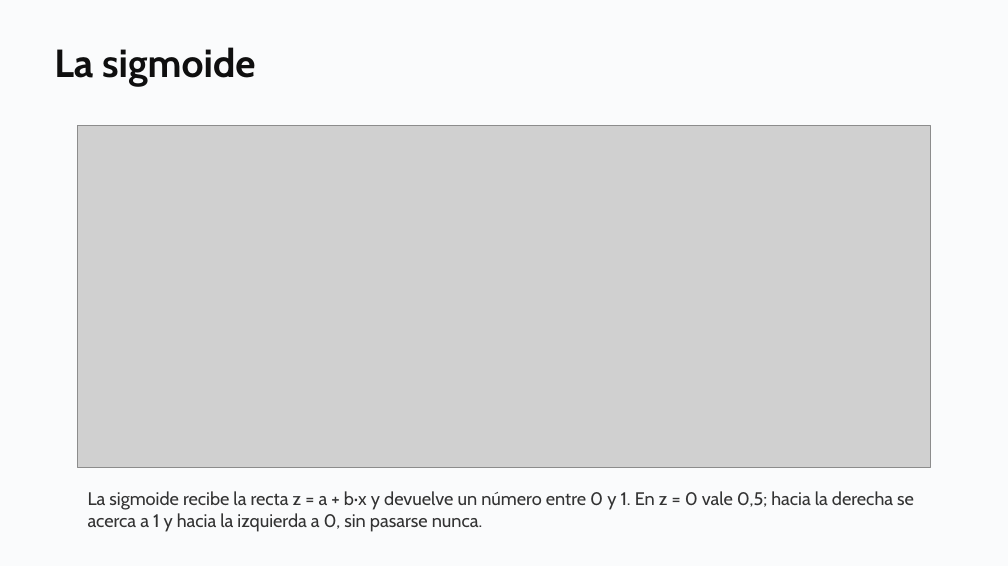
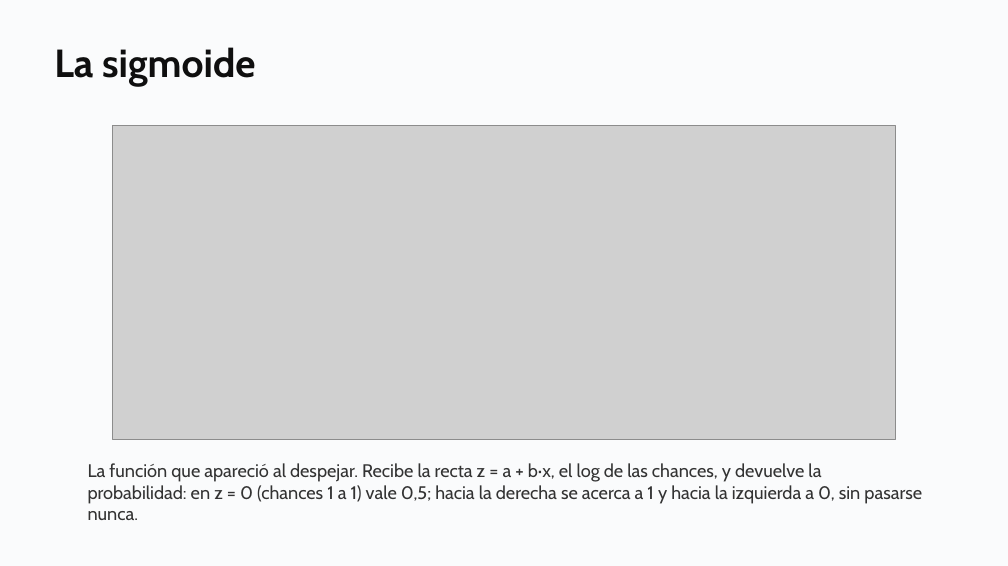
Before and after one commit to daniopitz/diplomado-cdd, a slide deck: slide 17 of presentaciones/clase06_regresion_logistica.pptx (slide 13 before the commit). Drawn at 1008x566 pixels with LibreOffice and Linux fonts; fonts in the diff are those of the drawing; grey boxes stand for pictures. Boxes give left, top, right and bottom in pixels: in the first picture for what was removed or moved away, otherwise in the second. Text is boxed around its words. In the diff, an @@ line names an element or a change of style, - is before the commit and + after.

```diff
--- a/presentaciones/clase06_regresion_logistica.pptx
+++ b/presentaciones/clase06_regresion_logistica.pptx
@@ picture: place and size @@
-picture at <box>78,126,931,468</box>
+picture at <box>113,126,896,439</box>
@@ text at <box>88,463,922,520</box>: text changed @@
-La sigmoide recibe la recta z = a + b·x y devuelve un número entre 0 y 1. En z = 0 vale 0,5; hacia la derecha se acerca a 1 y hacia la izquierda a 0, sin pasarse nunca.
+La función que apareció al despejar. Recibe la recta z = a + b·x, el log de las chances, y devuelve la probabilidad: en z = 0 (chances 1 a 1) vale 0,5; hacia la derecha se acerca a 1 y hacia la izquierda a 0, sin pasarse nunca.
```
Also in this commit, not shown: 1 other slide changed, 3 slides added, 5 other files.
